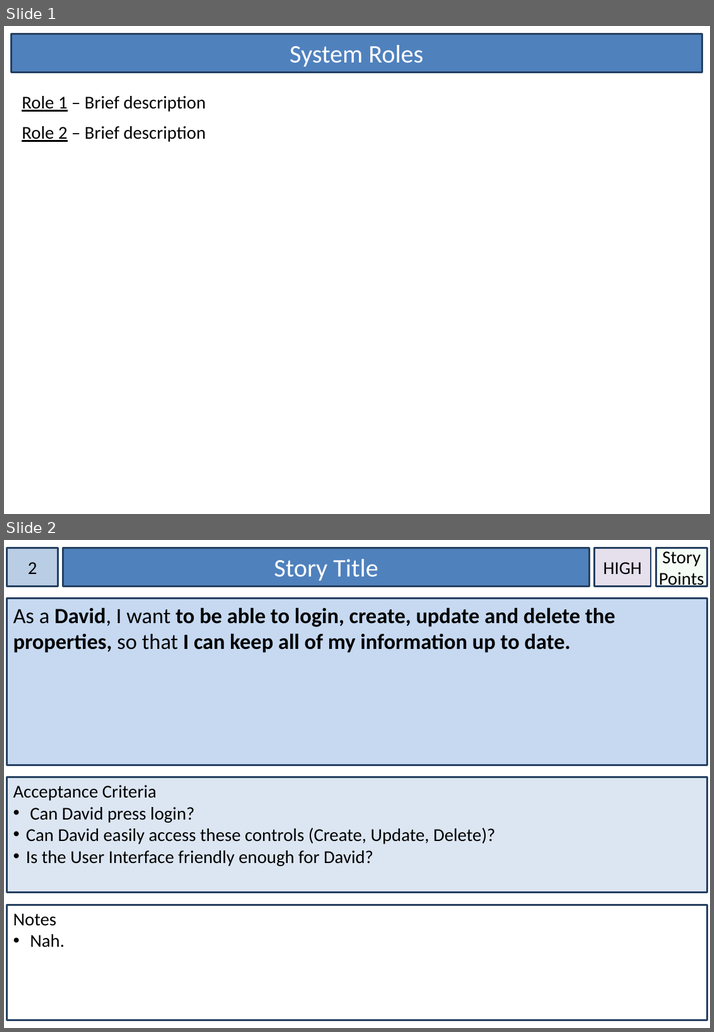
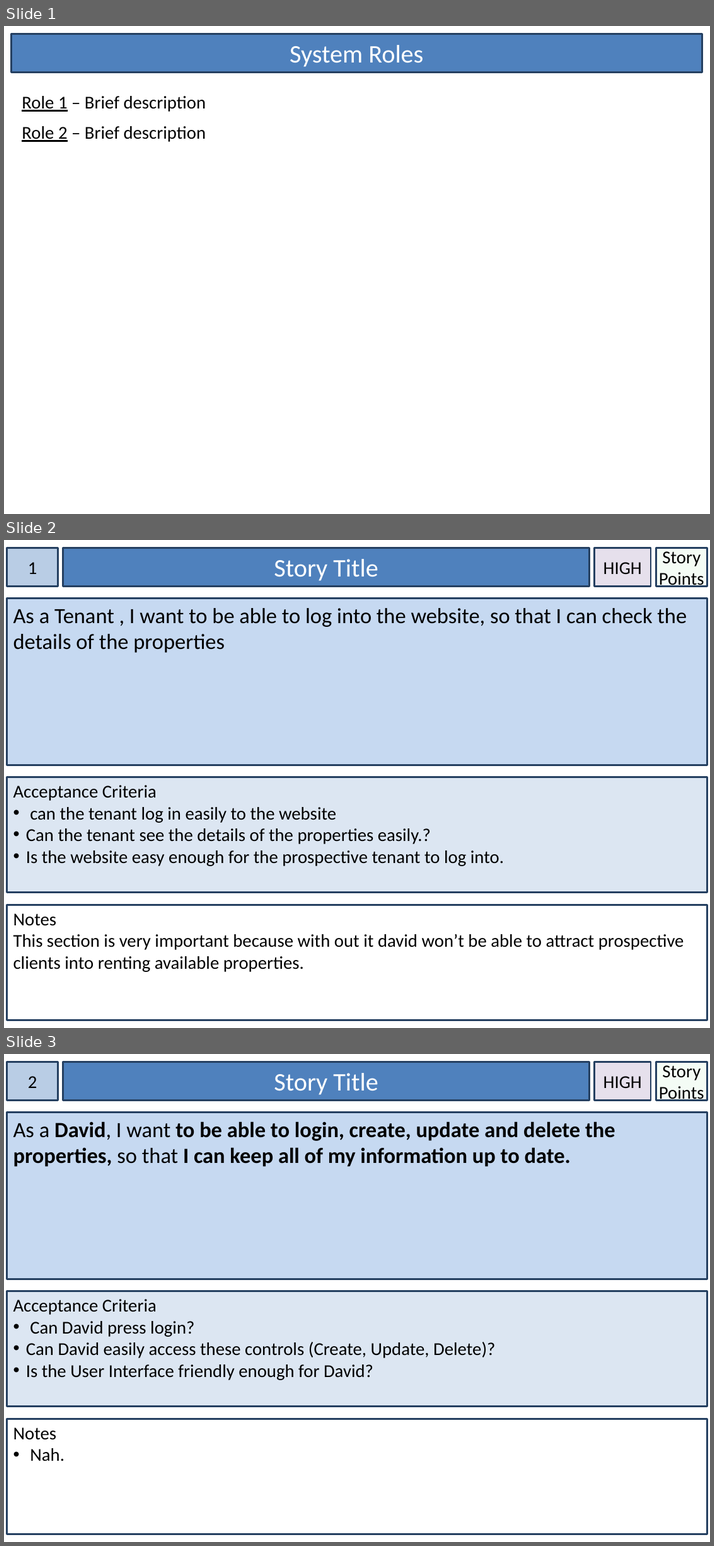
Before and after one commit to neeby/flowerpotmen, a slide deck: Things.pptx. Shown one above the other, each under a label of ours: slides 1 and 2 before the commit, slides 1, 2 and 3 after it. The pictures are 714x1032 and 714x1546 pixels, drawn with LibreOffice and Linux fonts; fonts in the diff are those of the drawing. Boxes give left, top, right and bottom in pixels: in the first picture for what was removed or moved away, otherwise in the second. Text is boxed around its words. In the diff, an @@ line names an element or a change of style, - is before the commit and + after.

```diff
--- a/Things.pptx
+++ b/Things.pptx
@@ slide 2 added at (x1=4, y1=540, x2=710, y2=1028), background #FFFFFF @@
@@ rectangle added at (x1=7, y1=548, x2=58, y2=586), fill #B9CDE5, outline #254061 2 pt, 20 pt, text #000000 @@
+1
@@ rectangle added at (x1=63, y1=548, x2=589, y2=586), fill #4F81BD, outline #254061 2 pt, 28 pt, text #FFFFFF @@
+Story Title
@@ rectangle added at (x1=594, y1=548, x2=651, y2=586), fill #E6E0EC, outline #254061 2 pt, 20 pt, text #000000 @@
+HIGH
@@ rectangle added at (x1=655, y1=548, x2=707, y2=586), fill #CCF0CD at 20% opacity, outline #254061 2 pt, 20 pt, text #000000 @@
+Story Points
@@ rectangle added at (x1=7, y1=599, x2=707, y2=766), fill #C6D9F1, outline #254061 2 pt, 24 pt, text #000000 @@
+As a Tenant , I want to be able to log into the website, so that I can check the details of the properties
@@ rectangle added at (x1=7, y1=778, x2=707, y2=893), fill #DCE6F2, outline #254061 2 pt, 20 pt, text #000000 @@
+Acceptance Criteria
+• can the tenant log in easily to the website
+• Can the tenant see the details of the properties easily.?
+• Is the website easy enough for the prospective tenant to log into.
@@ rectangle added at (x1=7, y1=905, x2=707, y2=1021), fill #FFFFFF, outline #254061 2 pt, 20 pt, text #000000 @@
+Notes
+This section is very important because with out it david won’t be able to attract prospective clients into renting available properties.
@@ what was slide 2 is now slide 3 @@
```
Also in this commit, not shown: 4 other slides added.
